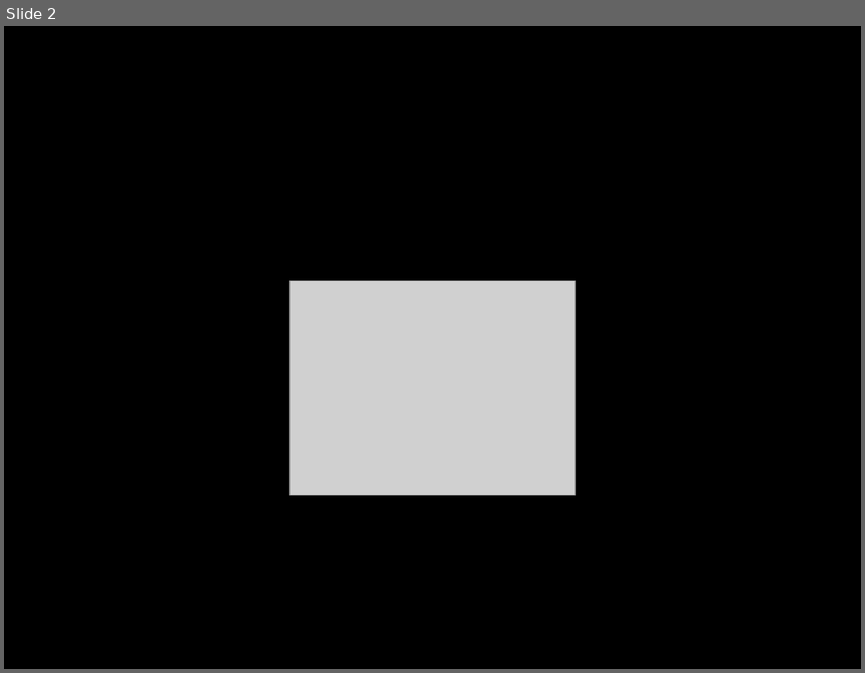
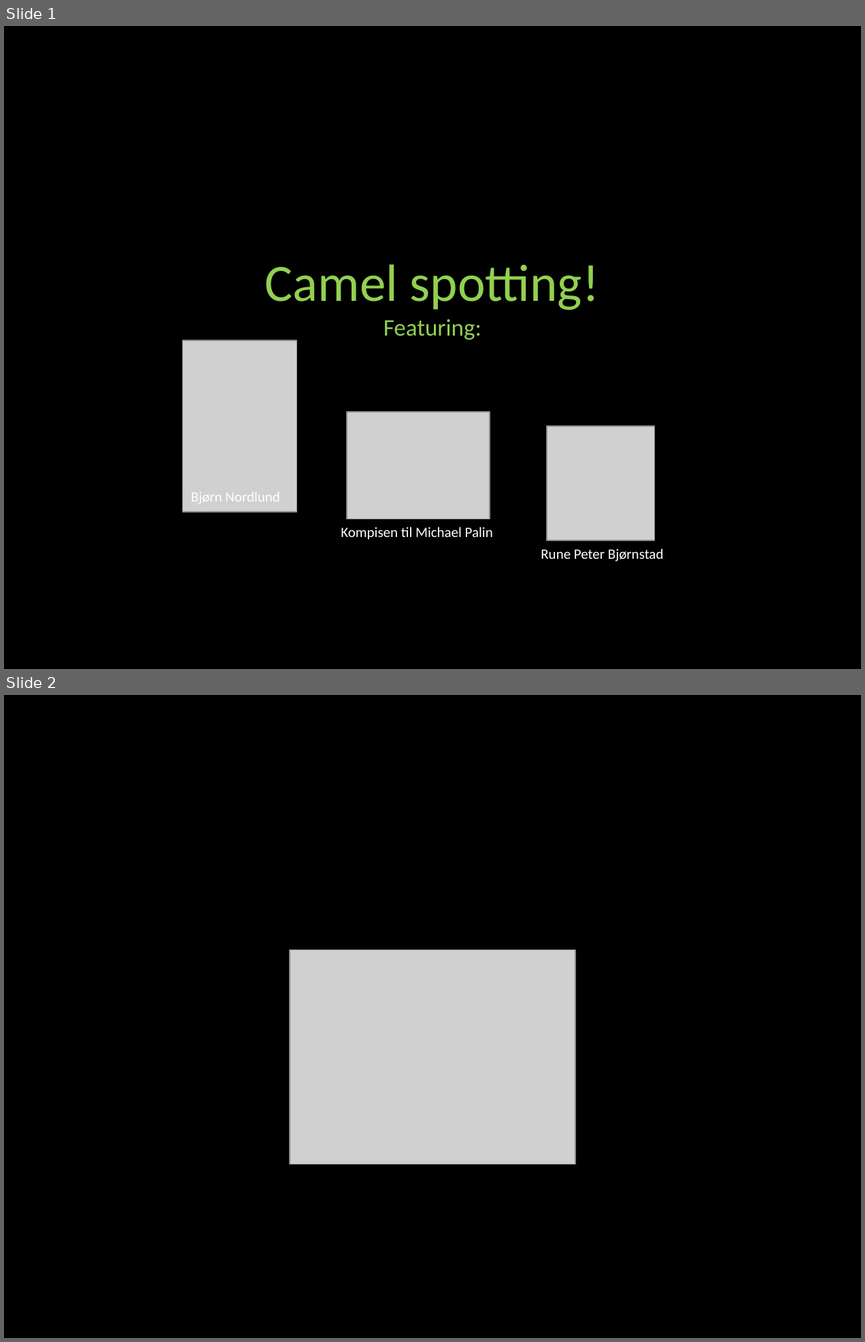
Before and after one commit to runepeter/camel-stuff, a slide deck: camel-spotting.pptx. Shown one above the other, each under a label of ours: slide 2 before the commit, slides 1 and 2 after it. The pictures are 865x673 and 865x1342 pixels, drawn with LibreOffice and Linux fonts; fonts in the diff are those of the drawing; grey boxes stand for pictures. Boxes give left, top, right and bottom in pixels: in the first picture for what was removed or moved away, otherwise in the second. Text is boxed around its words. In the diff, an @@ line names an element or a change of style, - is before the commit and + after.

```diff
--- a/camel-spotting.pptx
+++ b/camel-spotting.pptx
@@ slide 1 added at (4,26,861,669), background #000000 @@
@@ title added at (265,264,600,339), 44 pt, text #92D050 @@
+Camel spotting!
+Featuring:
@@ picture added at (182,340,296,512) @@
@@ picture added at (347,412,490,518) @@
@@ picture added at (547,426,654,540) @@
@@ text added at (191,492,280,503), 12 pt, text #FFFFFF @@
+Bjørn Nordlund
@@ text added at (341,526,493,539), 12 pt, text #FFFFFF @@
+Kompisen til Michael Palin
@@ text added at (541,548,664,561), 12 pt, text #FFFFFF @@
+Rune Peter Bjørnstad
```
Also in this commit, not shown: 3 slides changed, 3 other slides added, 10 slides removed.
